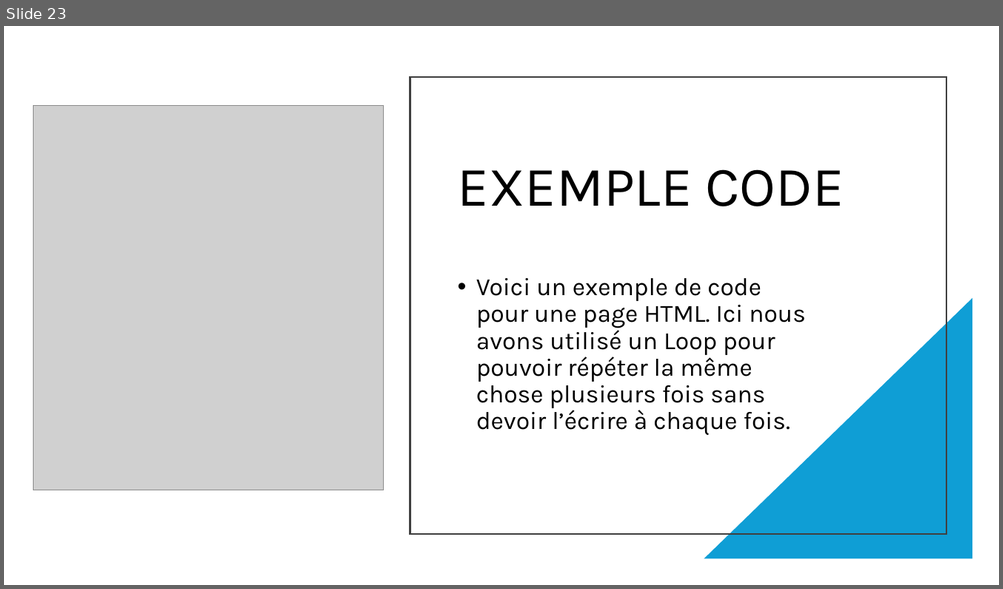
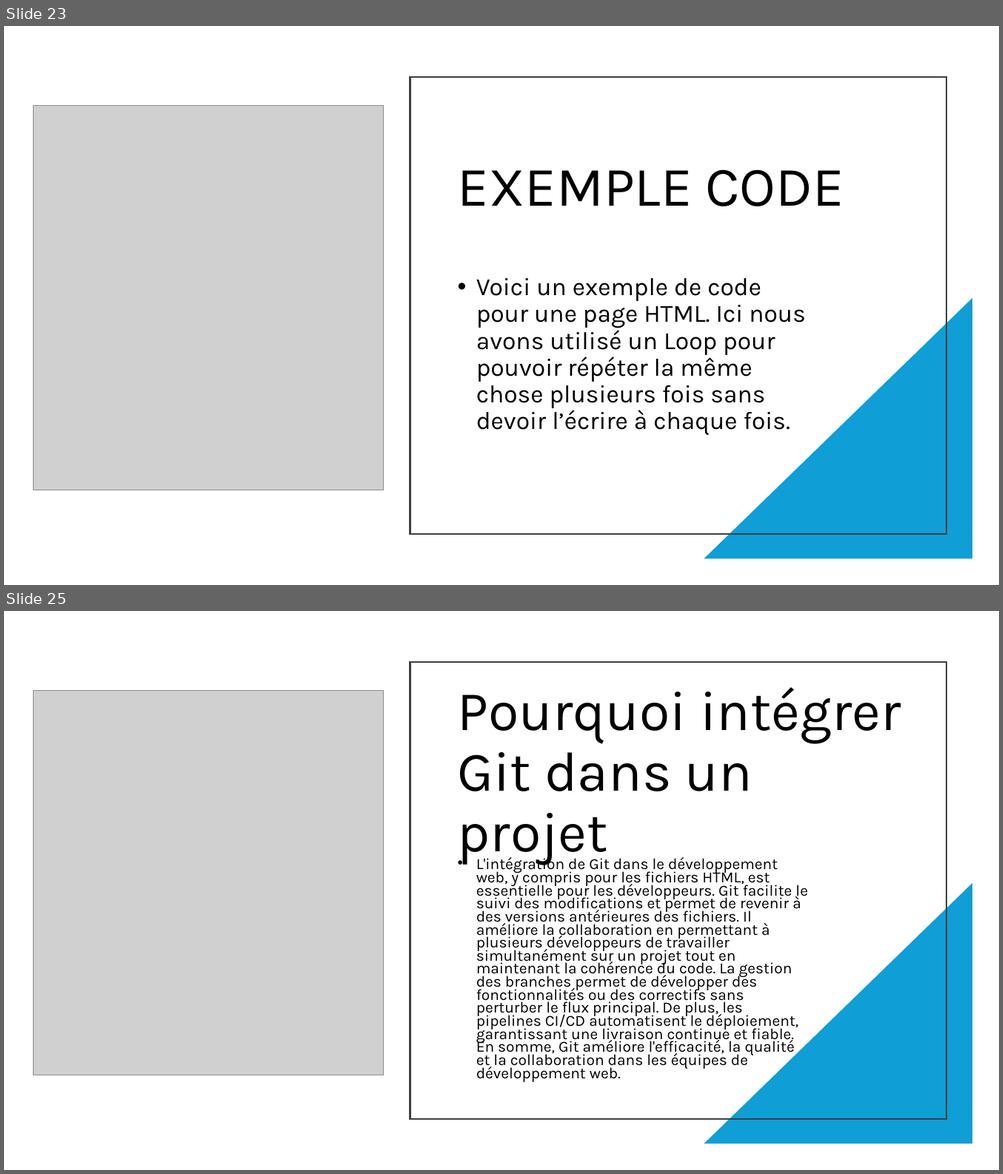
Before and after one commit to HugoSiriphong/TPSecurity, a slide deck: TP PROJET SCRUMDevSecOps.pptx. Shown one above the other, each under a label of ours: slide 23 before the commit, slides 23 and 25 after it; the slides between them are not shown. The pictures are 1003x589 and 1003x1174 pixels, drawn with LibreOffice and Linux fonts; fonts in the diff are those of the drawing; grey boxes stand for pictures. Boxes give left, top, right and bottom in pixels: in the first picture for what was removed or moved away, otherwise in the second. Text is boxed around its words. In the diff, an @@ line names an element or a change of style, - is before the commit and + after.

Commit message:
Fin projet

```diff
--- a/TP PROJET SCRUMDevSecOps.pptx
+++ b/TP PROJET SCRUMDevSecOps.pptx
@@ slide 25 added at [4, 611, 999, 1170], background #FFFFFF @@
@@ rectangle added at [410, 662, 946, 1119], outline #404040 1.5 pt @@
@@ picture added at [33, 691, 384, 1076] @@
@@ title added at [458, 687, 900, 865], 54 pt, text #000000 @@
+Pourquoi intégrer Git dans un projet
@@ text added at [476, 855, 808, 1082], 15 pt, text #000000 @@
+• L'intégration de Git dans le développement web, y compris pour les fichiers HTML, est essentielle pour les développeurs. Git facilite le suivi des modifications et permet de revenir à des versions antérieures des fichiers. Il améliore la collaboration en permettant à plusieurs développeurs de travailler simultanément sur un projet tout en maintenant la cohérence du code. La gestion des branches permet de développer des fonctionnalités ou des correctifs sans perturber le flux principal. De plus, les pipelines CI/CD automatisent le déploiement, garantissant une livraison continue et fiable. En somme, Git améliore l'efficacité, la qualité et la collaboration dans les équipes de développement web.
@@ right triangle added at [704, 883, 973, 1145], fill #0F9ED5 @@
```
Also in this commit, not shown: 1 slide changed, 2 other slides added.
